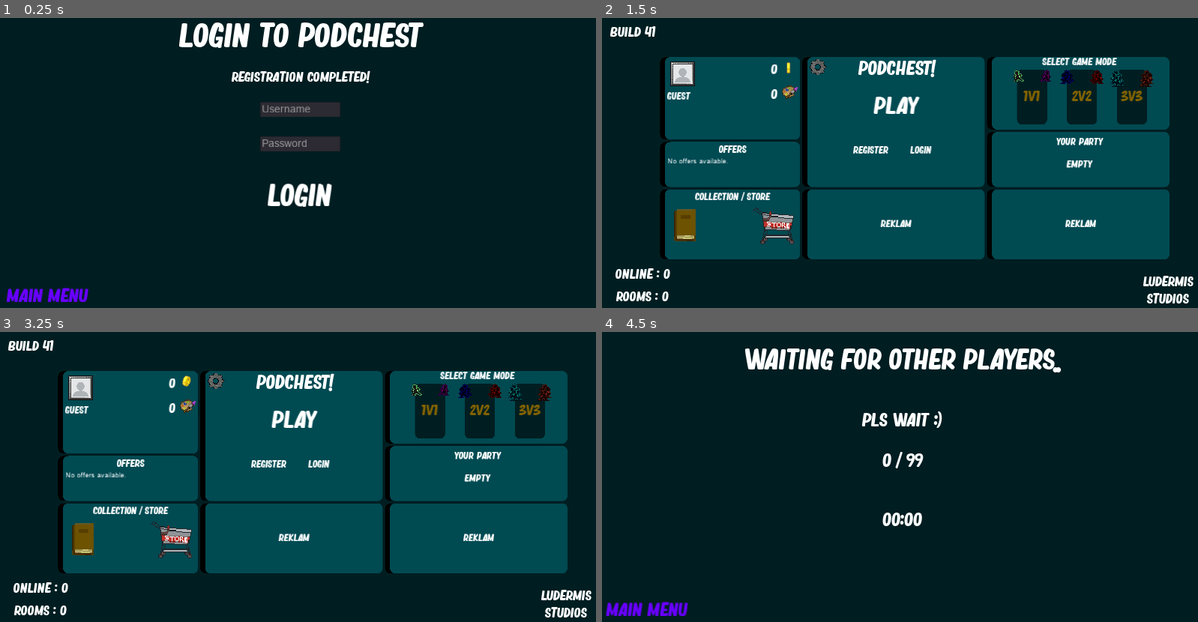
Above: before the commit, frames 1-4 (two rows, left to right).
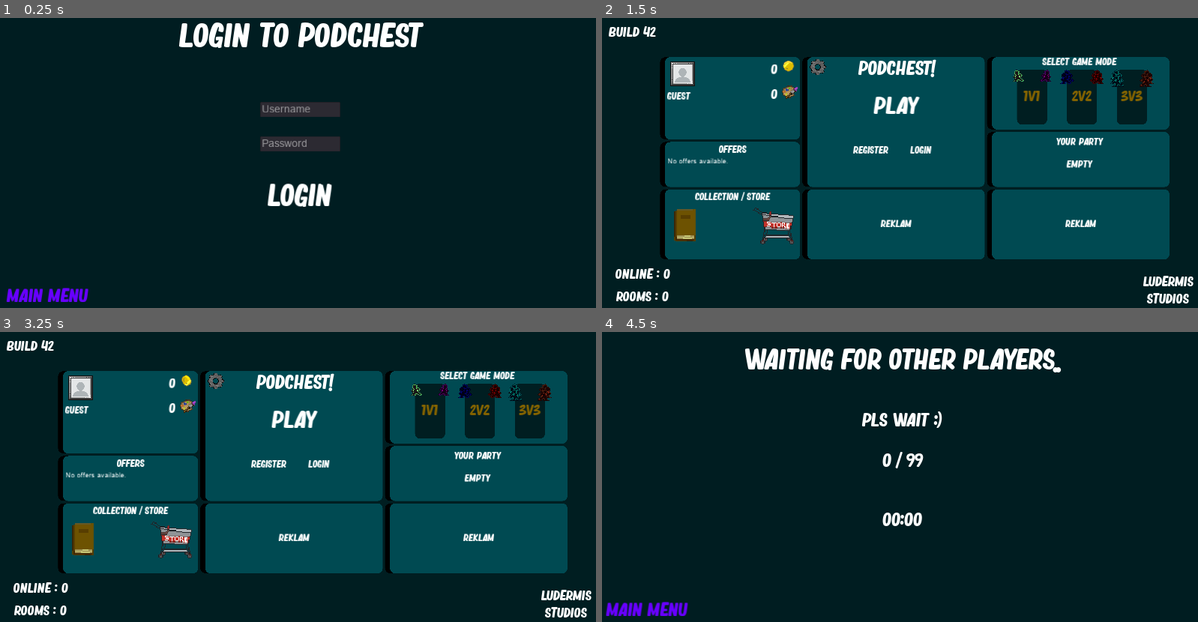
Above: after the commit, the same moments.

Repository: Ludermis/Podchest
Game: Godot game, scene res://Prefabs/Scenes/LoginScene.tscn
Two runs of this game, one before a commit and one after it. Both use one fixed random seed, a clock stepped at 60 frames per second and the inputs below. This scene is started directly instead of the project's main scene.
Inputs (mouse positions are in pixels of both pictures, inside the frame that each line leads up to):
- Up to frame 1 (0.25 s): no input
- Up to frame 2 (1.5 s): click (900, 110) at 0.52 s; type "Alex" at 0.6 s; click (900, 142) at 0.75 s; type "12" at 0.83 s; click "Main Menu" at 1.25 s
- Up to frame 3 (3.25 s): click "Play" at 2 s; click "Main Menu" at 2.75 s
- Up to frame 4 (4.5 s): click "Play" at 3.5 s; tap Enter at 4.25 s; move the mouse to (1031, 462) at 4.27 s; hold D (right) from 4.28 s (still down); click (1031, 462) at 4.35 s

The runs differ from the first frame. In frame 1, 0.6% of the frame differs, in the area x 38-63%, y 18-23%; in frame 2, 0.3%; in frame 3, 0.2%; in frame 4, nothing differs.

Commit message:
Lynext
Build 42

Diff:
--- a/Prefabs/Misc/PlayerCamera.tscn
+++ b/Prefabs/Misc/PlayerCamera.tscn
@@ -5,6 +5,5 @@
 [node name="Camera2D" type="Camera2D"]
 current = true
 zoom = Vector2( 2, 2 )
-smoothing_enabled = true
 smoothing_speed = 15.0
 script = ExtResource( 1 )
--- a/Prefabs/Scenes/LoginScene.tscn
+++ b/Prefabs/Scenes/LoginScene.tscn
@@ -85,6 +85,7 @@
 }
 
 [node name="Message" type="Label" parent="."]
+visible = false
 margin_top = 128.0
 margin_right = 1920.0
 margin_bottom = 256.0
--- a/Prefabs/Scenes/MainScene.tscn
+++ b/Prefabs/Scenes/MainScene.tscn
@@ -481,7 +481,7 @@
 position = Vector2( 411.432, 42.1931 )
 scale = Vector2( 2, 2 )
 frames = SubResource( 13 )
-frame = 6
+frame = 2
 playing = true
 
 [node name="APSprite" type="AnimatedSprite" parent="AccountPanel"]
--- a/Scripts/Global/Vars.gd
+++ b/Scripts/Global/Vars.gd
@@ -15,7 +15,7 @@
 var time : float = 0 setget ,getTime
 var objects = {}
 var ping = 9999
-var build = "41"
+var build = "42"
 var buildConfirmed = false
 var newBuildIfMineWrong
 
--- a/project.godot
+++ b/project.godot
@@ -97,8 +97,16 @@
  ]
 }
 
+[network]
+
+limits/websocket_client/max_in_buffer_kb=128
+limits/websocket_client/max_in_packets=2048
+limits/websocket_client/max_out_buffer_kb=128
+limits/websocket_client/max_out_packets=2048
+
 [rendering]
 
+quality/driver/fallback_to_gles2=true
 quality/intended_usage/framebuffer_allocation=0
 quality/intended_usage/framebuffer_allocation.mobile=0
 environment/default_clear_color=Color( 0.0666667, 0.0666667, 0.0666667, 1 )
